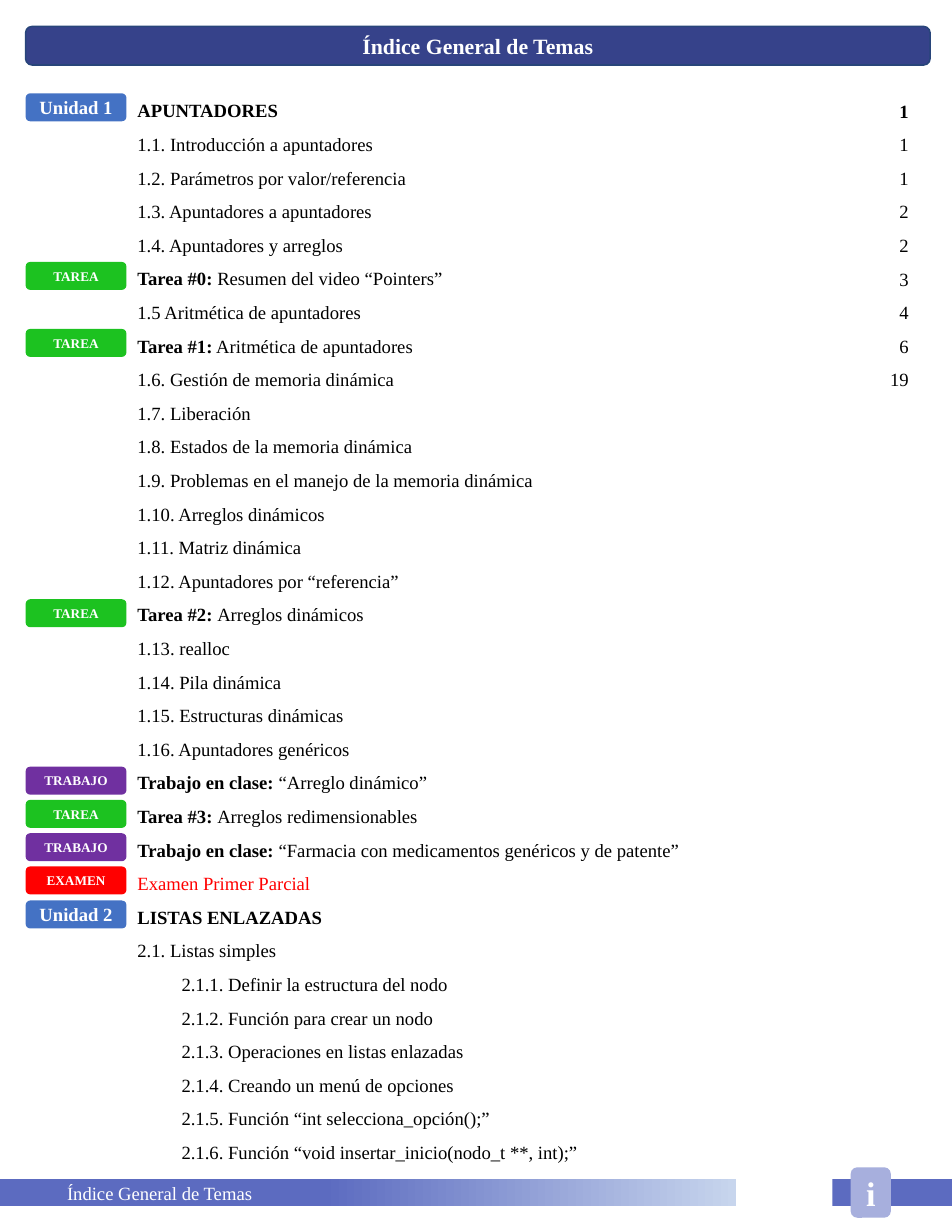
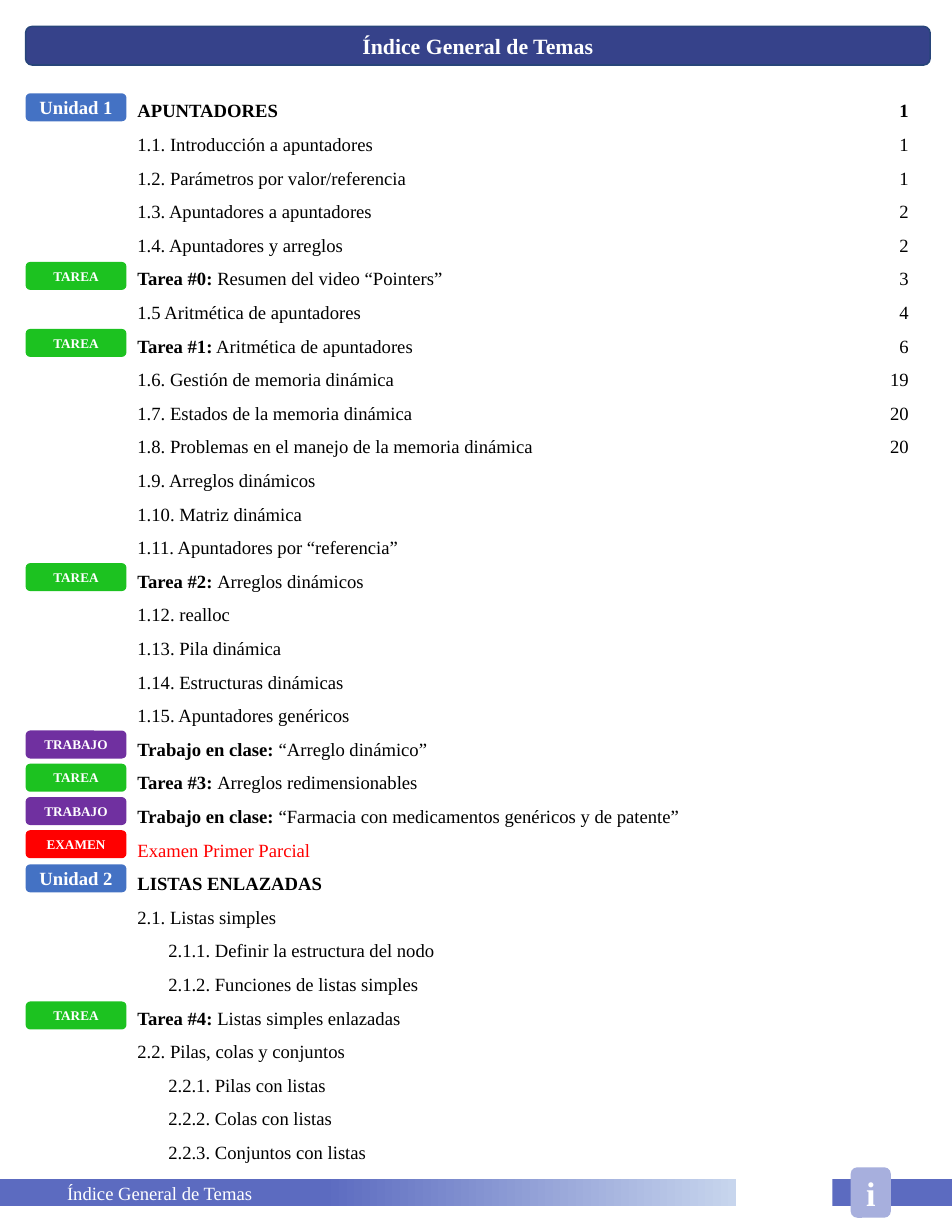
Before and after one commit to HugoEsparzaC/Libreta-Estructuras-II, a slide deck: slide 3 of Estructuras de Datos II.pptx. Drawn at 952x1232 pixels with LibreOffice and Linux fonts; fonts in the diff are those of the drawing. Boxes give left, top, right and bottom in pixels: in the first picture for what was removed or moved away, otherwise in the second. Text is boxed around its words. In the diff, an @@ line names an element or a change of style, - is before the commit and + after.

```diff
--- a/Estructuras de Datos II.pptx
+++ b/Estructuras de Datos II.pptx
@@ text at [137,407,532,558]: text changed @@
-1.7. Liberación
-1.8. Estados de la memoria dinámica
-1.9. Problemas en el manejo de la memoria dinámica
-1.10. Arreglos dinámicos
-1.11. Matriz dinámica
-1.12. Apuntadores por “referencia”
+1.7. Estados de la memoria dinámica
+1.8. Problemas en el manejo de la memoria dinámica
+1.9. Arreglos dinámicos
+1.10. Matriz dinámica
+1.11. Apuntadores por “referencia”
@@ text at [890,407,909,453]: paragraphs added @@
+20
+20
@@ text at [137,608,349,726]: text changed @@
-1.13. realloc
-1.14. Pila dinámica
-1.15. Estructuras dinámicas
-1.16. Apuntadores genéricos
+1.12. realloc
+1.13. Pila dinámica
+1.14. Estructuras dinámicas
+1.15. Apuntadores genéricos
@@ 6 rounded rectangles: place and size @@
-6 rounded rectangles at [26,599,127,928]
+6 rounded rectangles at [26,563,127,893]
@@ text at [137,978,418,1163]: text changed @@
-2.1.2. Función para crear un nodo
-2.1.3. Operaciones en listas enlazadas
-2.1.4. Creando un menú de opciones
-2.1.5. Función “int selecciona_opción();”
-2.1.6. Función “void insertar_inicio(nodo_t **, int);”
+2.1.2. Funciones de listas simples
+Tarea #4: Listas simples enlazadas
+2.2. Pilas, colas y conjuntos
+2.2.1. Pilas con listas
+2.2.2. Colas con listas
+2.2.3. Conjuntos con listas
@@ rounded rectangle added at [26,1001,127,1029], fill #1CC220, 8.5 pt, text #FFFFFF, bold @@
+TAREA
```
Also in this commit, not shown: 3 other slides changed, 3 slides added, 1 other file.
